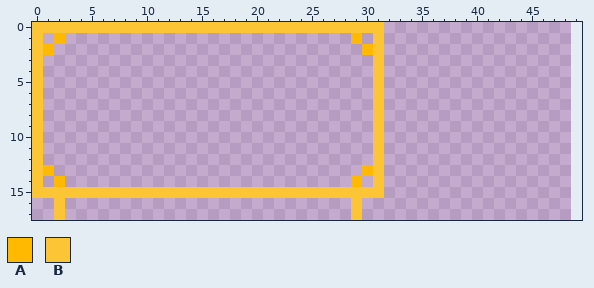
Two states of a pixel-art file, wcale-nie-noita/eq_hand.aseprite. Above, as it was before the edit.
49x18 pixels, 1 frame. The old version is drawn lined up with the new one, on the new canvas.
Palette (. is transparent): A #ffb900  B #fbc536
Pixels before, first column x 0:
 0 BBBBBBBBBBBBBBBBBBBBBBBBBBBBBBBB
 1 B.A..........................A.B
 2 BA............................AB
 3 B..............................B
 4 B..............................B
 5 B..............................B
 6 B..............................B
 7 B..............................B
 8 B..............................B
 9 B..............................B
10 B..............................B
11 B..............................B
12 B..............................B
13 BA............................AB
14 B.A..........................A.B
15 BBBBBBBBBBBBBBBBBBBBBBBBBBBBBBBB
16 ..B..........................B..
17 ..B..........................B..
New version:
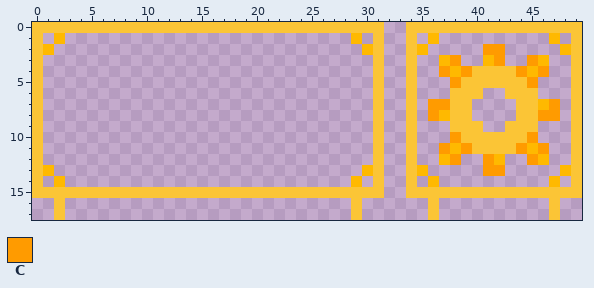
Colours new in this view: C #ff9b00
Diff:
canvas 49x18 -> 50x18
y 0: x 34..49 ................ -> BBBBBBBBBBBBBBBB
y 1: x 34 . -> B; x 36 . -> A; x 47 . -> A; x 49 . -> B
y 2: x 34..35 .. -> BA; x 41..42 .. -> CC; x 48..49 .. -> AB
y 3: x 34 . -> B; x 37..38 .. -> AC; x 41..42 .. -> AC; x 45..46 .. -> CA; x 49 . -> B
y 4: x 34 . -> B; x 37..46 .......... -> CACBBBBCAC; x 49 . -> B
y 5: x 34 . -> B; x 38..45 ........ -> CBBBBBBC; x 49 . -> B
y 6: x 34 . -> B; x 38..40 ... -> BBB; x 43..45 ... -> BBB; x 49 . -> B
y 7: x 34 . -> B; x 36..39 .... -> CCBB; x 44..47 .... -> BBAC; x 49 . -> B
y 8: x 34 . -> B; x 36..39 .... -> CABB; x 44..47 .... -> BBCC; x 49 . -> B
y 9: x 34 . -> B; x 38..40 ... -> BBB; x 43..45 ... -> BBB; x 49 . -> B
y 10: x 34 . -> B; x 38..45 ........ -> CBBBBBBC; x 49 . -> B
y 11: x 34 . -> B; x 37..46 .......... -> CACBBBBCAC; x 49 . -> B
y 12: x 34 . -> B; x 37..38 .. -> AC; x 41..42 .. -> CA; x 45..46 .. -> CA; x 49 . -> B
y 13: x 34..35 .. -> BA; x 41..42 .. -> CC; x 48..49 .. -> AB
y 14: x 34 . -> B; x 36 . -> A; x 47 . -> A; x 49 . -> B
y 15: x 34..49 ................ -> BBBBBBBBBBBBBBBB
y 16..17: x 36 . -> B; x 47 . -> B
Changed places in both pictures, as pixel boxes (x1, y1, x2, y2):
added: (406, 22, 582, 220)
